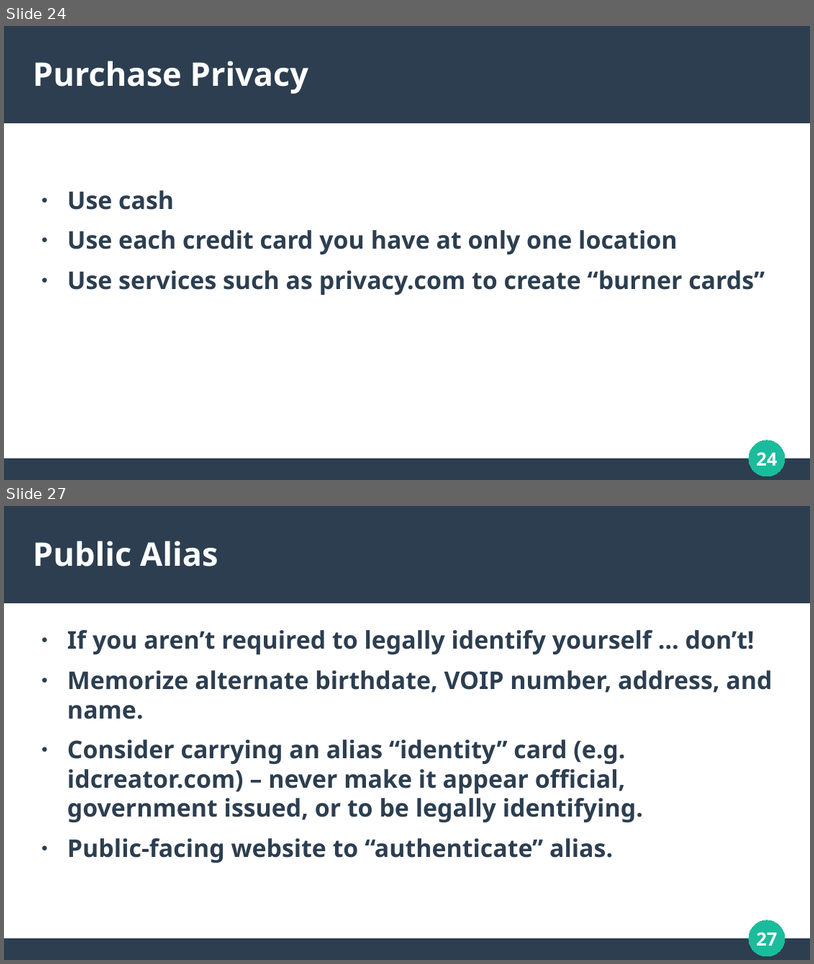
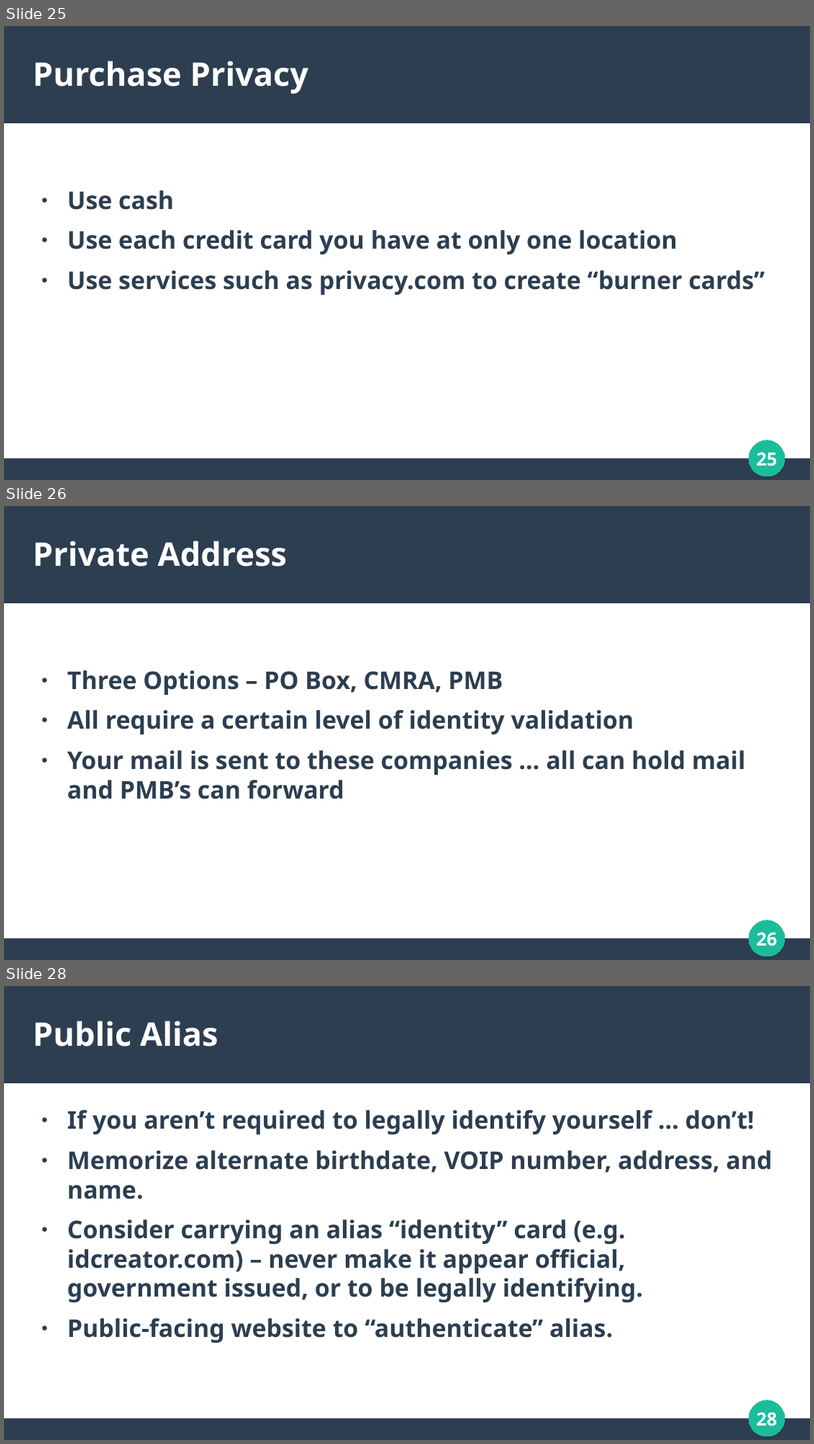
Before and after one commit to RealAsira/OwnYourOSINT, a slide deck: Own Your OSINT.odp. Shown one above the other, each under a label of ours: slides 24 and 27 before the commit, slides 25, 26 and 28 after it; the slides between them are not shown. The pictures are 814x964 and 814x1444 pixels, drawn with LibreOffice and Linux fonts; fonts in the diff are those of the drawing. Boxes give left, top, right and bottom in pixels: in the first picture for what was removed or moved away, otherwise in the second. Text is boxed around its words. In the diff, an @@ line names an element or a change of style, - is before the commit and + after.

```diff
--- a/Own Your OSINT.odp
+++ b/Own Your OSINT.odp
@@ slide 26 added at <box>4,506,810,960</box>, background #FFFFFF; not listed: 3 template elements that a slide beside it also shows @@
@@ title added at <box>33,541,288,566</box>, 32 pt, text #FFFFFF, bold @@
+Private Address
@@ text added at <box>67,670,746,799</box>, 24 pt, text #2C3E50, bold @@
+● Three Options – PO Box, CMRA, PMB
+● All require a certain level of identity validation
+● Your mail is sent to these companies … all can hold mail and PMB’s can forward
@@ page number added at <box>756,932,777,946</box>, 18 pt, text #FFFFFF, bold @@
+26
@@ what was slide 24 is now slide 25 @@
@@ page number at <box>756,452,777,466</box>: text changed @@
-24
+25
@@ what was slide 27 is now slide 28 @@
@@ page number at <box>756,1412,777,1426</box>: text changed @@
-27
+28
```
Also in this commit, not shown: 7 slides changed, 1 other slide added, 2 slides removed.
